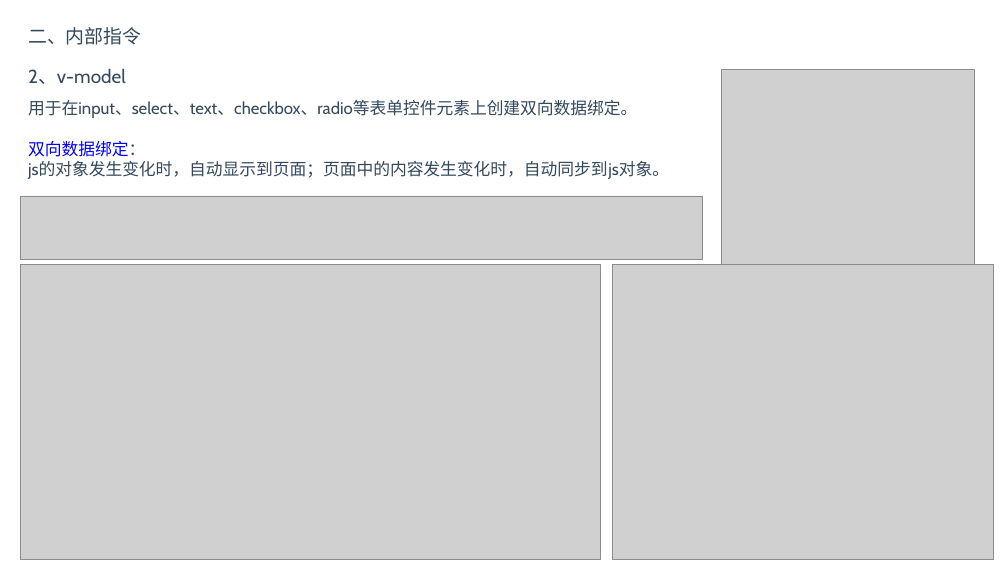
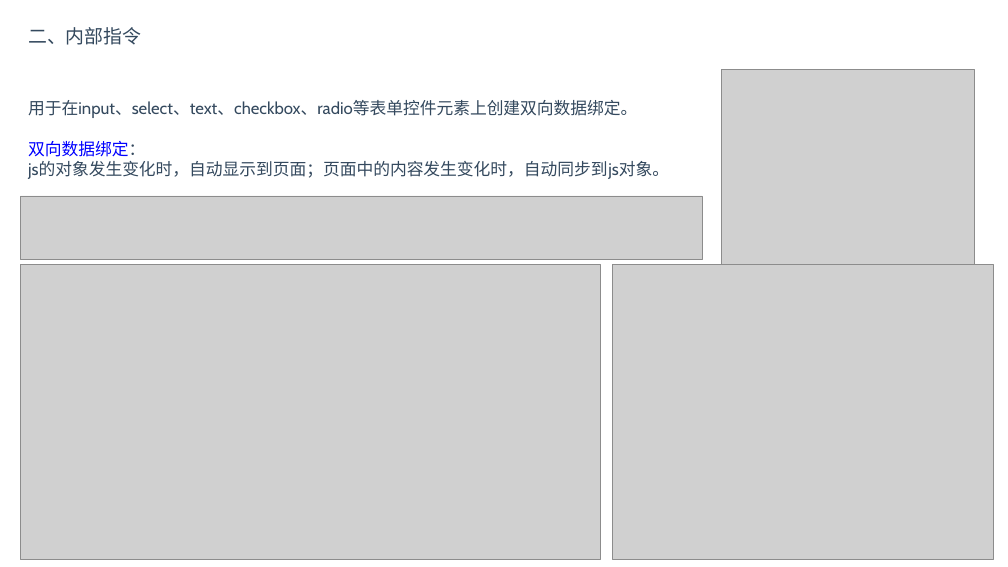
Before and after one commit to BinMarshall/studing, a slide deck: slide 15 of Vue/vue.pptx (slide 14 before the commit). Drawn at 1008x567 pixels with LibreOffice and Linux fonts; fonts in the diff are those of the drawing; grey boxes stand for pictures. Boxes give left, top, right and bottom in pixels: in the first picture for what was removed or moved away, otherwise in the second. Text is boxed around its words. In the diff, an @@ line names an element or a change of style, - is before the commit and + after.

```diff
--- a/Vue/vue.pptx
+++ b/Vue/vue.pptx
@@ text removed at (28, 69, 126, 84) @@
-2、v-model
```
Also in this commit, not shown: 1 other slide changed, 6 slides added, 2 slides removed, 1 other file.
